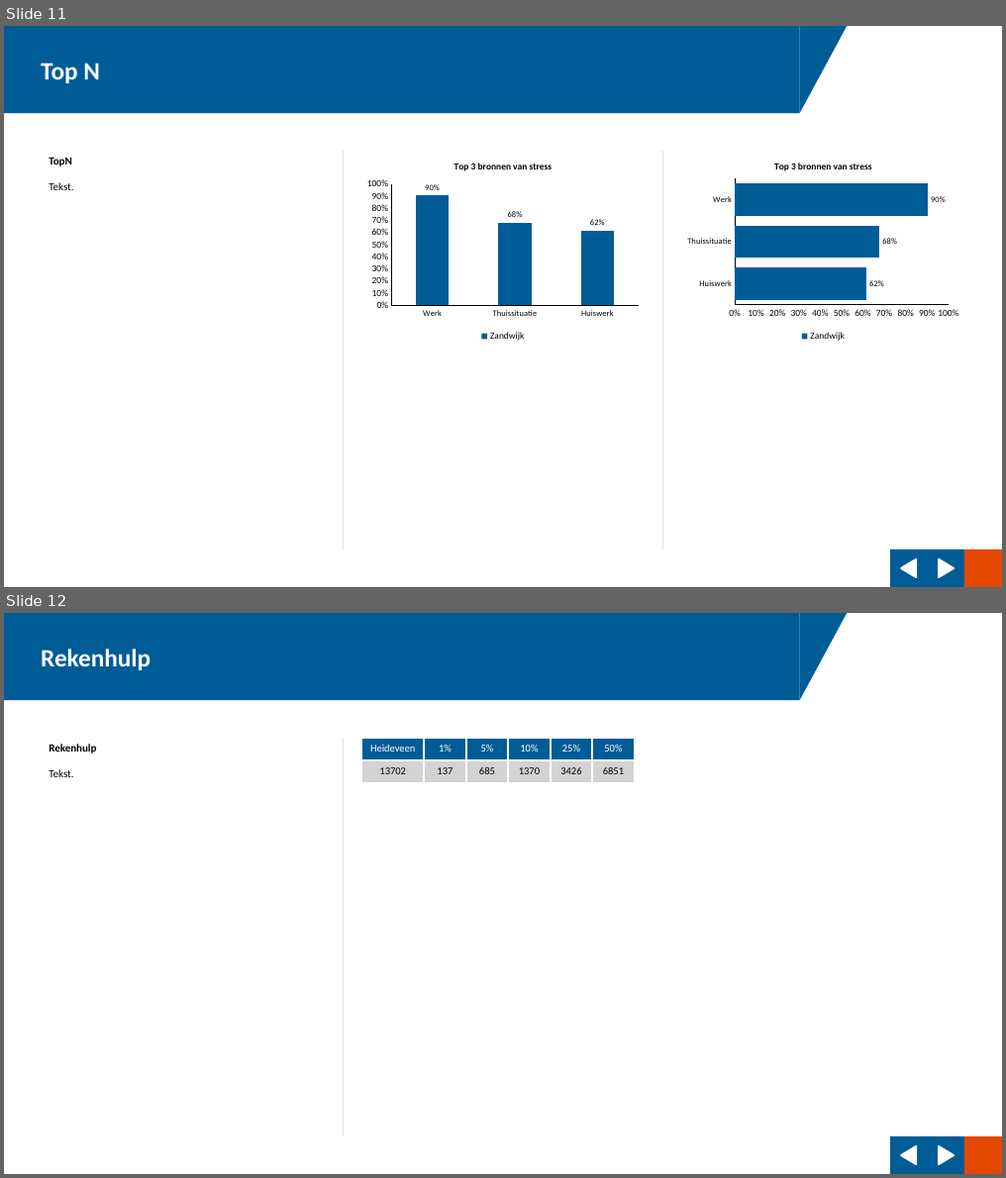
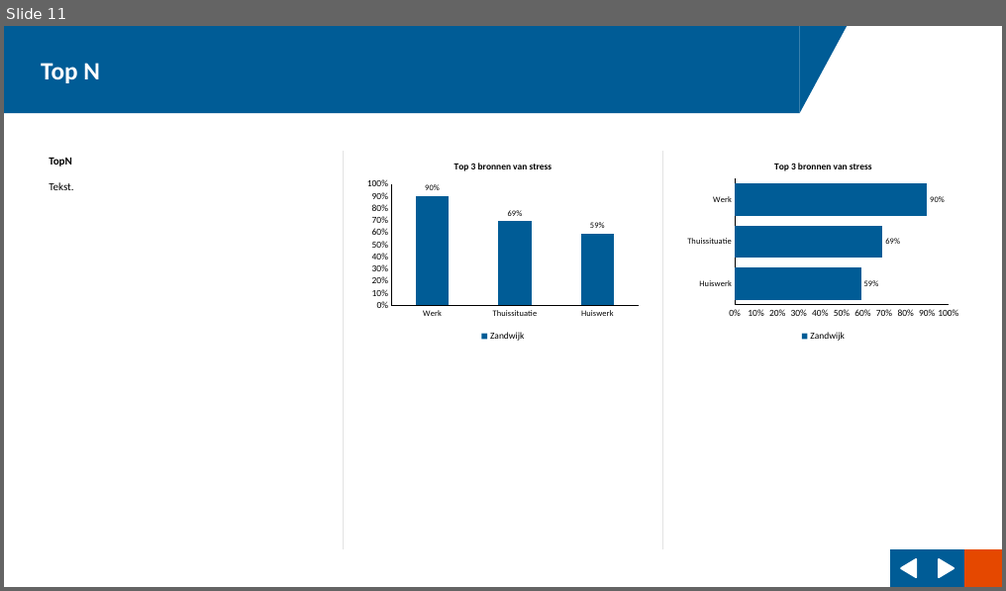
Before and after one commit to ggdatascience/reports_excel_to_powerpoint, a slide deck: example/Rapportage Heideveen.pptx. Shown one above the other, each under a label of ours: slides 11 and 12 before the commit, slide 11 after it. The pictures are 1006x1178 and 1006x591 pixels, drawn with LibreOffice and Linux fonts; fonts in the diff are those of the drawing; background and template pictures are left out. Boxes give left, top, right and bottom in pixels: in the first picture for what was removed or moved away, otherwise in the second. Text is boxed around its words. In the diff, an @@ line names an element or a change of style, - is before the commit and + after.

```diff
--- a/example/Rapportage Heideveen.pptx
+++ b/example/Rapportage Heideveen.pptx
@@ slide 12 removed at [4, 613, 1002, 1174], background #FFFFFF; not listed: 7 template elements that a slide beside it also shows @@
@@ rectangle removed at [4, 613, 800, 700] @@
-Rekenhulp
@@ text removed at [49, 744, 96, 777] @@
-Rekenhulp
-Tekst.
@@ table removed at [361, 738, 634, 932], 2 rows, 6 columns @@
-Heideveen | 1% | 5% | 10% | 25% | 50%
-13702 | 137 | 685 | 1370 | 3426 | 6851
@@ slide 11 changed as well @@
@@ column chart at [361, 151, 645, 345] @@
@@ Zandwijk, Thuissituatie: 0.68 to 0.69 @@
@@ Zandwijk, Huiswerk: 0.62 to 0.59 @@
@@ bar chart at [682, 151, 965, 345] @@
@@ Zandwijk, Huiswerk: 0.62 to 0.59 @@
@@ Zandwijk, Thuissituatie: 0.68 to 0.69 @@
```
Also in this commit, not shown: 9 other slides changed, 1 slide added, 11 other files.
